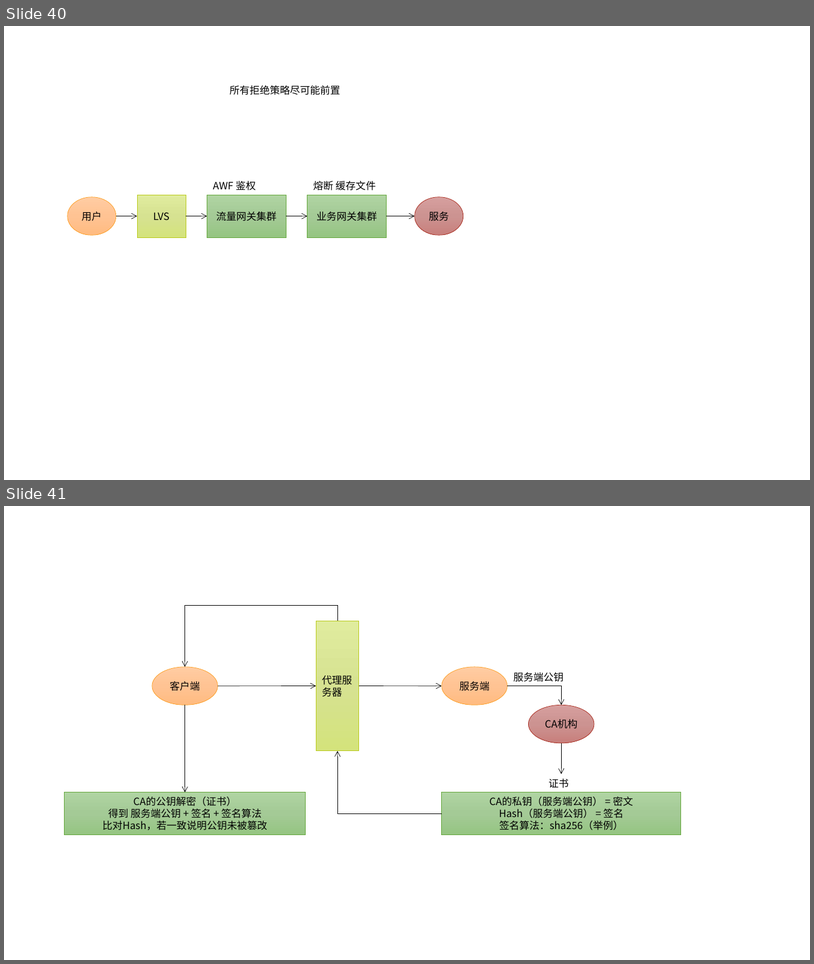
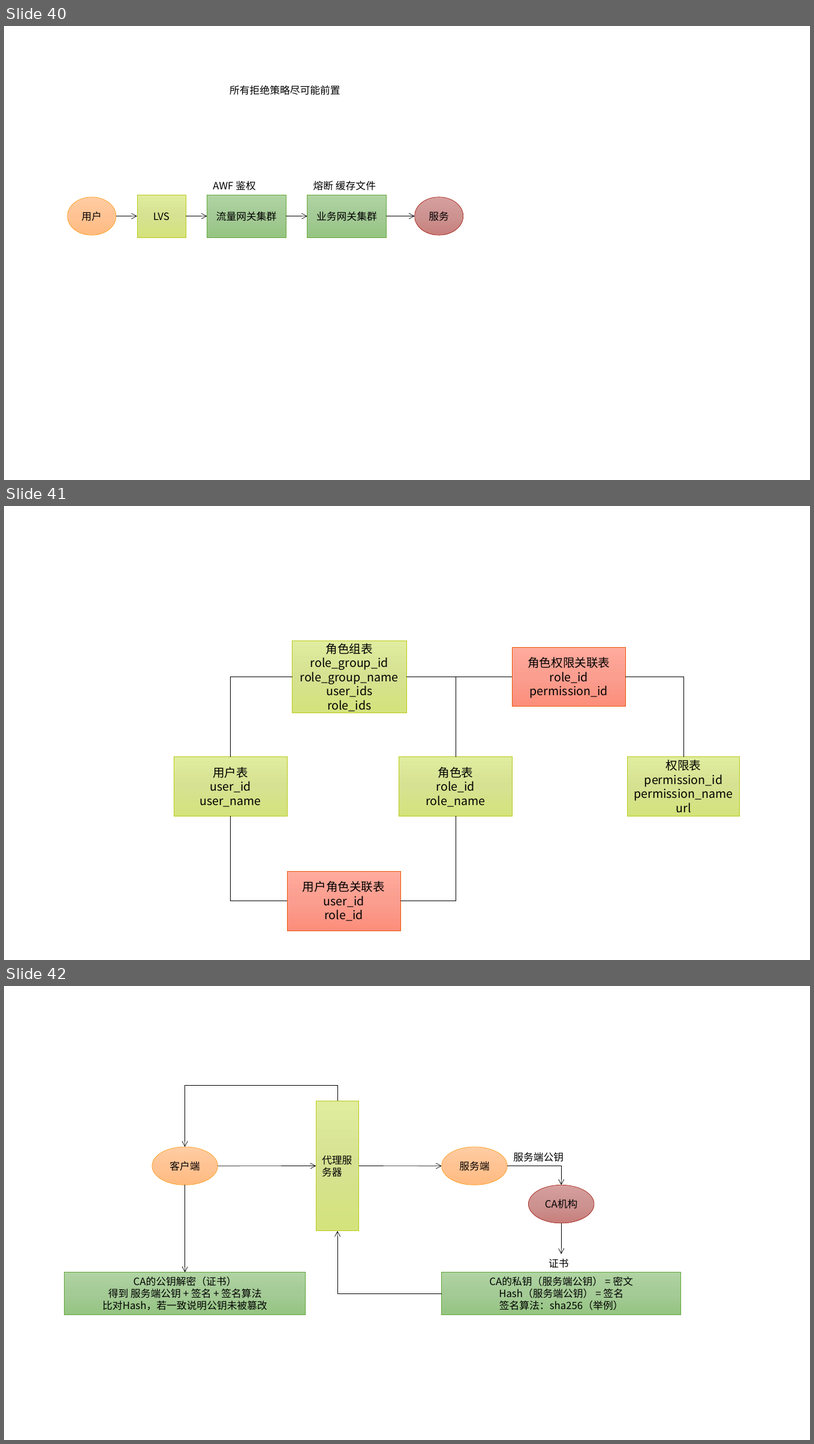
Before and after one commit to rkzlym/keith-book, a slide deck: docs/Image.pptx. Shown one above the other, each under a label of ours: slides 40 and 41 before the commit, slides 40, 41 and 42 after it. The pictures are 814x964 and 814x1444 pixels, drawn with LibreOffice and Linux fonts; fonts in the diff are those of the drawing. Boxes give left, top, right and bottom in pixels: in the first picture for what was removed or moved away, otherwise in the second. Text is boxed around its words. In the diff, an @@ line names an element or a change of style, - is before the commit and + after.

Commit message:
RABC权限设计

```diff
--- a/docs/Image.pptx
+++ b/docs/Image.pptx
@@ slide 41 added at (4,506,810,960), background #FFFFFF @@
@@ rectangle added at (293,641,407,713), fill gradient #E1ED9E to #D6E391 to #D5E47C, outline #B9CA1A 0.5 pt, 14 pt, text #000000 @@
+角色组表
+role_group_id
+role_group_name
+user_ids
+role_ids
@@ rectangle added at (513,647,626,706), fill gradient #FFAB9E to #FC9F90 to #FD8E7C, outline #EB5605 0.5 pt, 14 pt, text #000000 @@
+角色权限关联表
+role_id
+permission_id
@@ elbow line added from (293, 676) to (231, 756), #000000 0.5 pt @@
@@ elbow line added from (456, 756) to (407, 676), #000000 0.5 pt @@
@@ elbow line added from (456, 756) to (513, 676), #000000 0.5 pt @@
@@ elbow line added from (626, 676) to (684, 756), #000000 0.5 pt @@
@@ rectangle added at (174,756,288,816), fill gradient #E1ED9E to #D6E391 to #D5E47C, outline #B9CA1A 0.5 pt, 14 pt, text #000000 @@
+用户表
+user_id
+user_name
@@ rectangle added at (399,756,513,816), fill gradient #E1ED9E to #D6E391 to #D5E47C, outline #B9CA1A 0.5 pt, 14 pt, text #000000 @@
+角色表
+role_id
+role_name
@@ rectangle added at (628,756,740,816), fill gradient #E1ED9E to #D6E391 to #D5E47C, outline #B9CA1A 0.5 pt, 14 pt, text #000000 @@
+权限表
+permission_id
+permission_name
+url
@@ elbow line added from (231, 816) to (287, 900), #000000 0.5 pt @@
@@ elbow line added from (401, 900) to (456, 816), #000000 0.5 pt @@
@@ rectangle added at (287,871,401,930), fill gradient #FFAB9E to #FC9F90 to #FD8E7C, outline #EB5605 0.5 pt, 14 pt, text #000000 @@
+用户角色关联表
+user_id
+role_id
@@ what was slide 41 is now slide 42 @@
```
Also in this commit, not shown: 2 other files.
